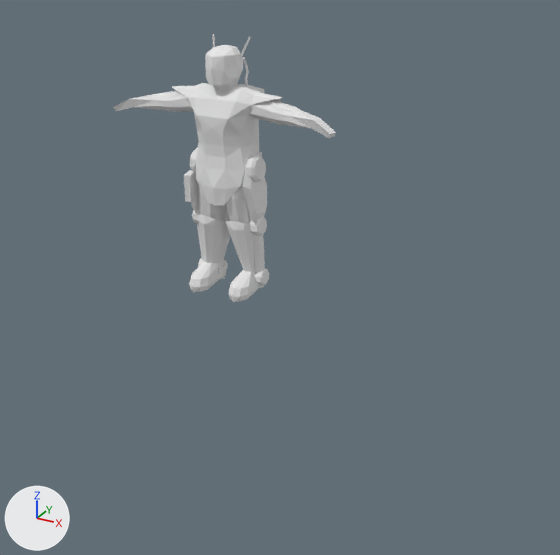
The Blender file base/models/soldiers/malepower/malepower.blend, before and after one commit.
Rendered twice from a camera (50 mm lens) standing at (9.39, -14.58, 7.78) and looking at (0.61, 1.38, -0.2). The lights are fixed; the arrows at lower left show +X, +Y and +Z.

Names of what the first picture shows: 'powersuit_male'.
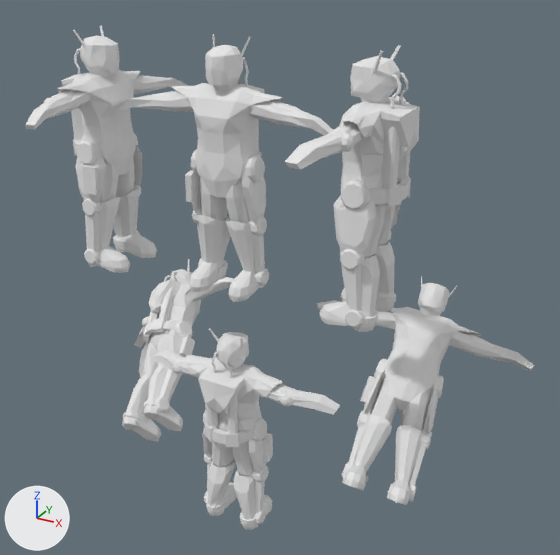
Patch to the scene script:
```diff
--- a/base/models/soldiers/malepower/malepower.blend.py
+++ b/base/models/soldiers/malepower/malepower.blend.py
@@ ob_powersuit_male_001 @@
+ob_powersuit_male_001 = bpy.data.objects.new('powersuit_male.001', me_powersuit_male)
+ob_powersuit_male_001.location = (3.5, 0.0, 0.0)
+ob_powersuit_male_001.rotation_euler = (0.0, 0.0, -1.571)  # degrees (0, 0, -90)
@@ ob_powersuit_male_002 @@
+ob_powersuit_male_002 = bpy.data.objects.new('powersuit_male.002', me_powersuit_male)
+ob_powersuit_male_002.location = (-3.5, 0.0, 0.0)
+ob_powersuit_male_002.rotation_euler = (0.0, 0.0, 1.571)  # degrees (0, 0, 90)
@@ ob_powersuit_male_004 @@
+ob_powersuit_male_004 = bpy.data.objects.new('powersuit_male.004', me_powersuit_male)
+ob_powersuit_male_004.location = (0.0, 0.0, -7.0)
+ob_powersuit_male_004.rotation_euler = (0.0, 0.0, 3.142)  # degrees (0, 0, 180)
@@ ob_powersuit_male_005 @@
+ob_powersuit_male_005 = bpy.data.objects.new('powersuit_male.005', me_powersuit_male)
+ob_powersuit_male_005.location = (4.03, 0.0, -4.79)
+ob_powersuit_male_005.rotation_euler = (-0.718, 0.146, 0.165)  # degrees (-41, 8.4, 9.5)
@@ ob_powersuit_male_003 @@
+ob_powersuit_male_003 = bpy.data.objects.new('powersuit_male.003', me_powersuit_male)
+ob_powersuit_male_003.location = (-2.98, 0.0, -5.07)
+ob_powersuit_male_003.rotation_euler = (-2.198, 2.477, -0.0603)  # degrees (-126, 142, -3.5)
```

Changed parts and their boxes [x1, y1, x2, y2] in the pictures (560 x 555 px):
'powersuit_male.001', added
    after: [285, 45, 420, 332]
'powersuit_male.002', added
    after: [25, 25, 187, 273]
'powersuit_male.005', added
    after: [317, 276, 534, 505]
'powersuit_male.004', added
    after: [152, 328, 340, 530]
'powersuit_male.003', added
    after: [123, 259, 234, 442]
